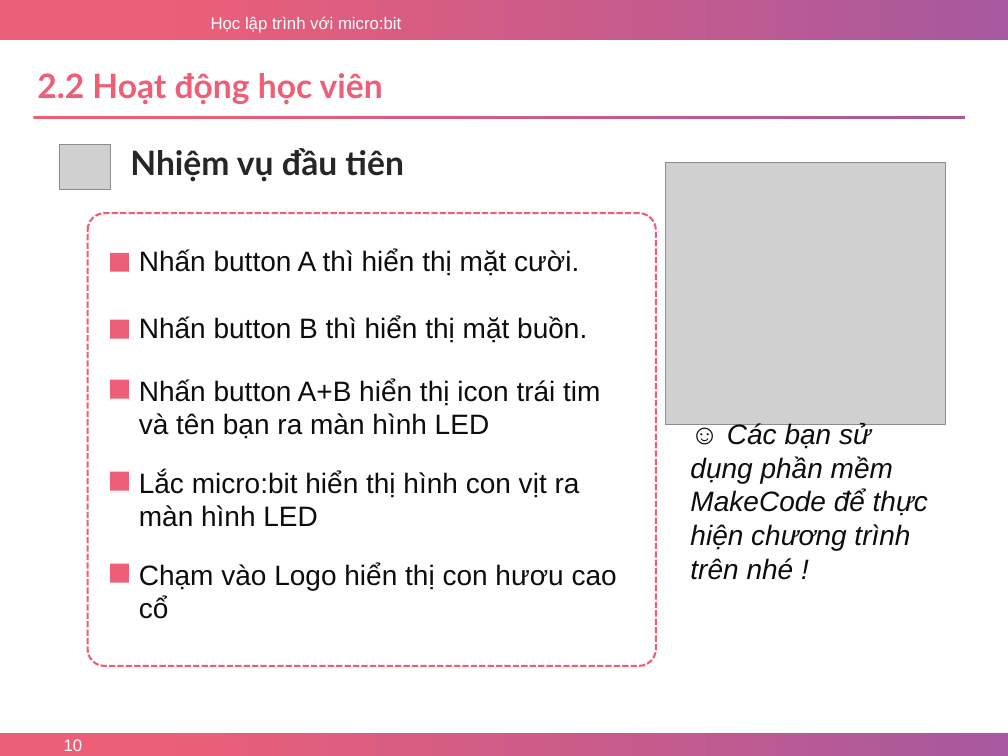
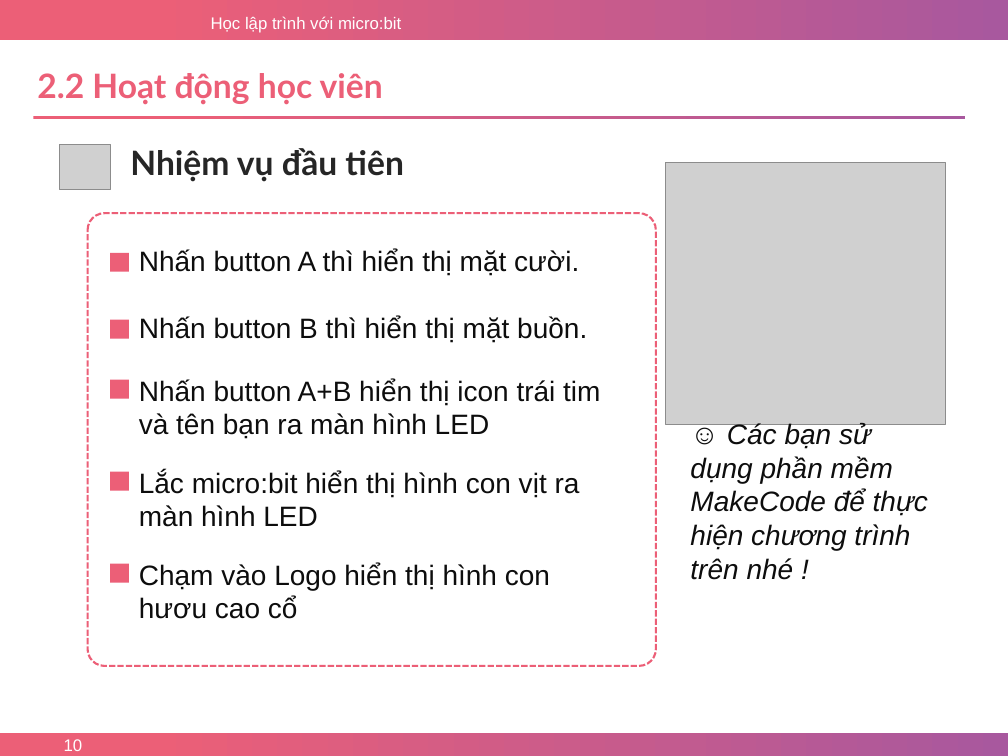
Before and after one commit to nhannn87dn/Learn-microbit, a slide deck: slide 10 of Lessions/Bai-02-Inputs-and-Variables/2.Bai-02-Inputs-and-Variables-p1.pptx. Drawn at 1008x756 pixels with LibreOffice and Linux fonts; fonts in the diff are those of the drawing; grey boxes stand for pictures; background and template pictures are left out. Boxes give left, top, right and bottom in pixels: in the first picture for what was removed or moved away, otherwise in the second. Text is boxed around its words. In the diff, an @@ line names an element or a change of style, - is before the commit and + after.

```diff
--- a/Lessions/Bai-02-Inputs-and-Variables/2.Bai-02-Inputs-and-Variables-p1.pptx
+++ b/Lessions/Bai-02-Inputs-and-Variables/2.Bai-02-Inputs-and-Variables-p1.pptx
@@ text at <box>139,563,550,619</box>: text changed @@
-Chạm vào Logo hiển thị con hươu cao cổ
+Chạm vào Logo hiển thị hình con hươu cao cổ
```
Also in this commit, not shown: 3 other files.
